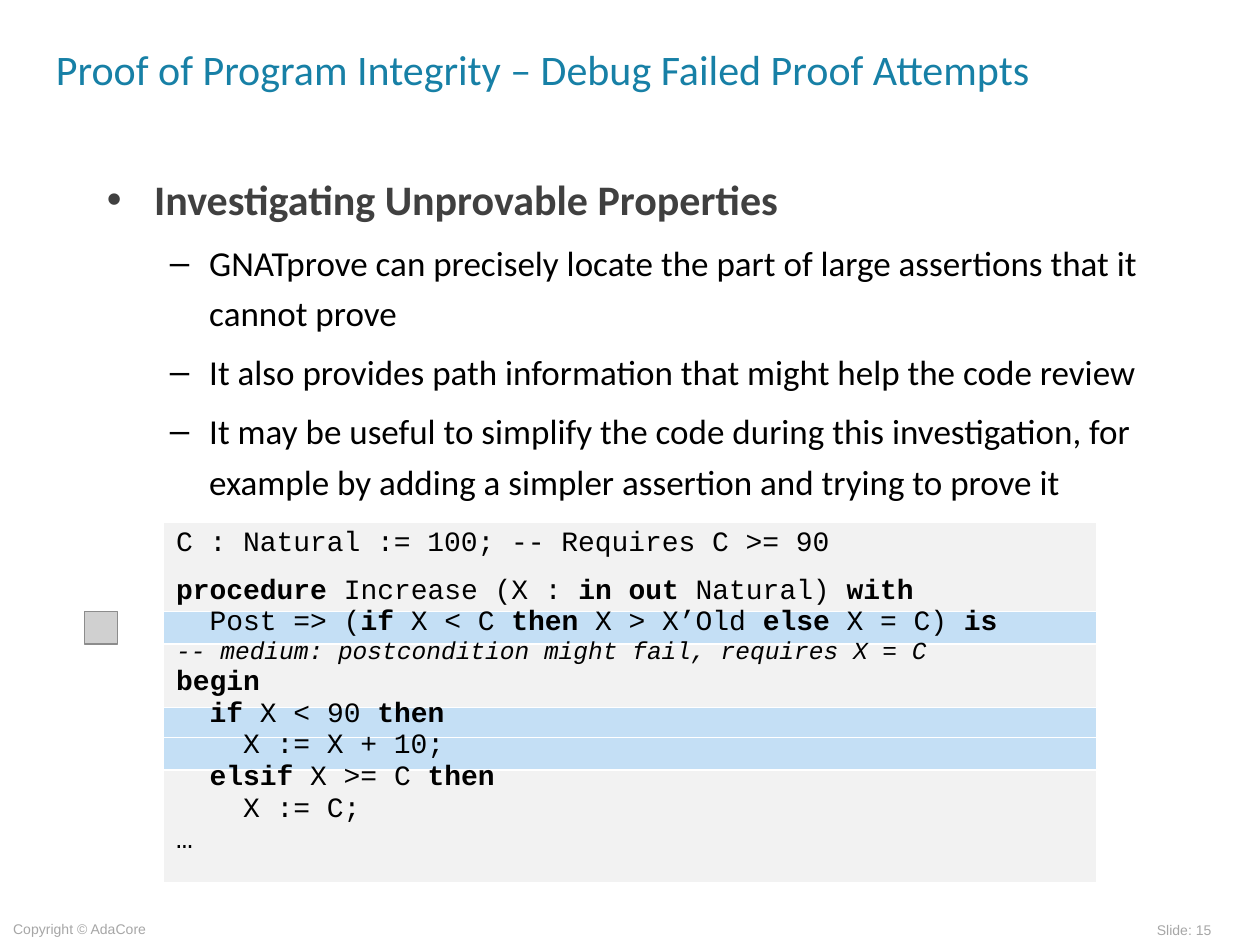
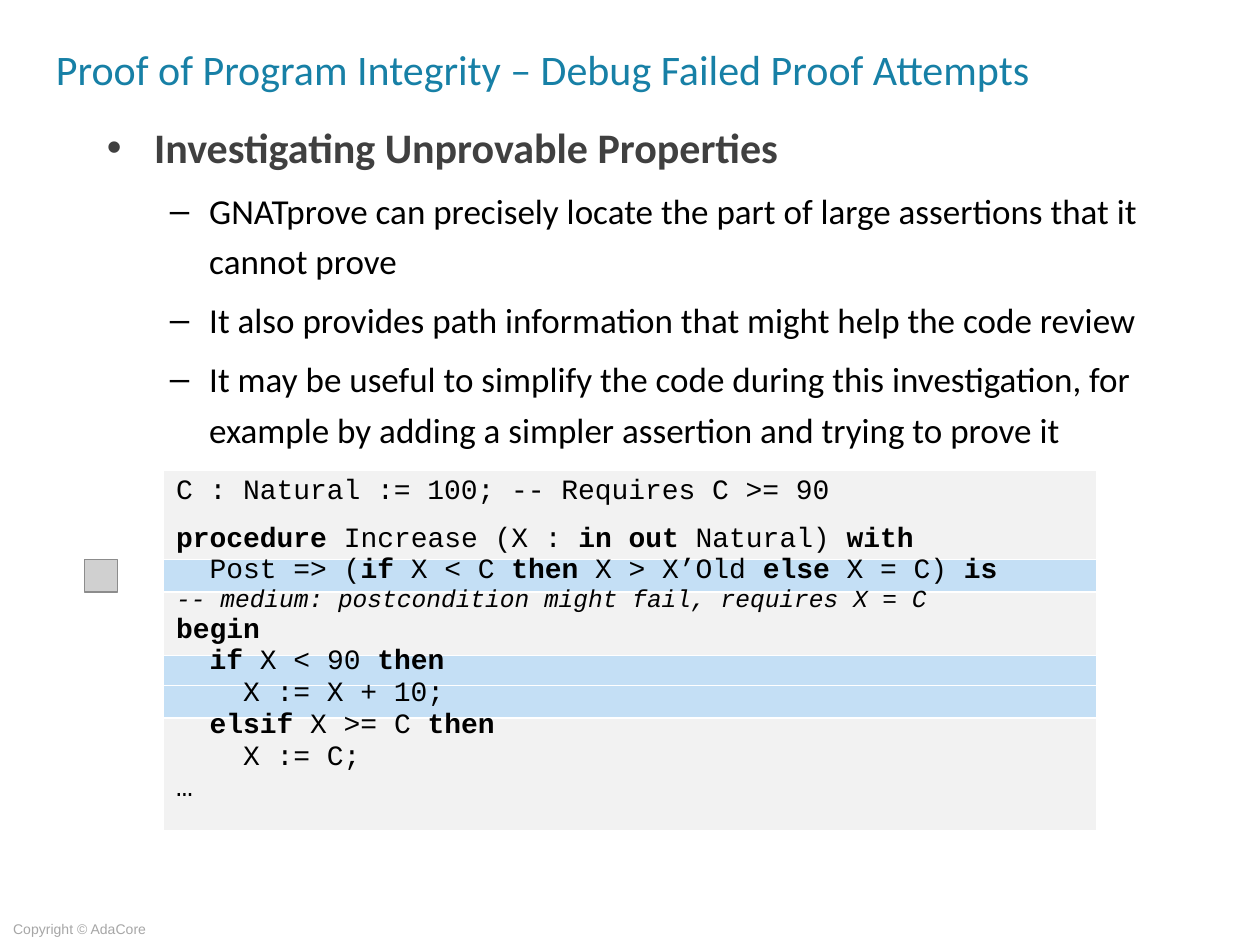
Before and after one commit to AdaCoreU/Courses, a slide deck: slide 15 of lectures/06_SPARK_2014/03_Proof_Of_Program_Integrity/Slides/03_Proof_Of_Program_Integrity.ppt. Drawn at 1260x945 pixels with LibreOffice and Linux fonts; fonts in the diff are those of the drawing; grey boxes stand for pictures; background and template pictures are left out. Boxes give left, top, right and bottom in pixels: in the first picture for what was removed or moved away, otherwise in the second. Text is boxed around its words. In the diff, an @@ line names an element or a change of style, - is before the commit and + after.

```diff
--- a/lectures/06_SPARK_2014/03_Proof_Of_Program_Integrity/Slides/03_Proof_Of_Program_Integrity.ppt
+++ b/lectures/06_SPARK_2014/03_Proof_Of_Program_Integrity/Slides/03_Proof_Of_Program_Integrity.ppt
@@ 2 tables, 1 text, 1 picture: place and size @@
-2 tables, 1 text, 1 picture at (84, 185, 1137, 883)
+2 tables, 1 text, 1 picture at (84, 133, 1137, 832)
@@ rectangle: place and size @@
-rectangle at (164, 737, 1096, 770)
+rectangle at (164, 559, 1096, 592)
@@ rectangle: place and size @@
-rectangle at (164, 611, 1096, 644)
+rectangle at (164, 655, 1096, 688)
@@ rectangle: place and size @@
-rectangle at (164, 708, 1096, 741)
+rectangle at (164, 685, 1096, 718)
@@ page number removed at (1157, 925, 1212, 935) @@
-Slide: 15
```
Also in this commit, not shown: 36 other slides changed, 2 slides added, 2 slides removed, 2 other files.
